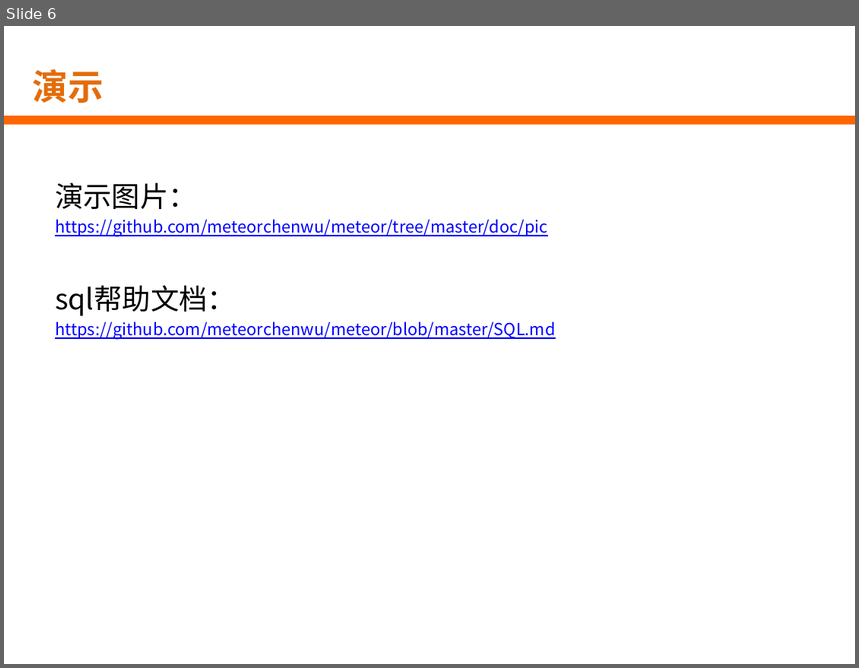
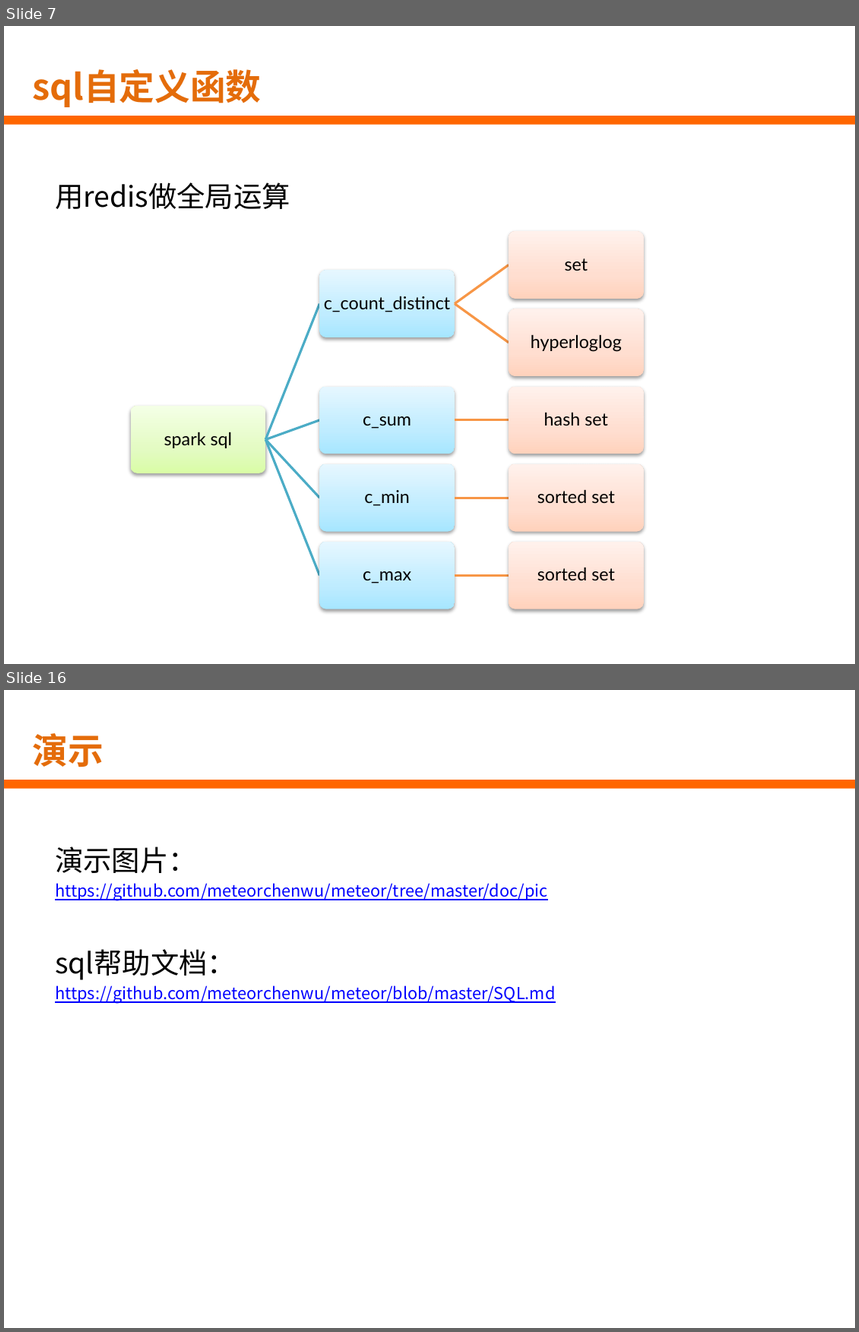
Before and after one commit to HNJame/meteor, a slide deck: doc/ppt/流星实时开发平台介绍.pptx. Shown one above the other, each under a label of ours: slide 6 before the commit, slides 7 and 16 after it; the slides between them are not shown. The pictures are 859x668 and 859x1332 pixels, drawn with LibreOffice and Linux fonts; fonts in the diff are those of the drawing; background and template pictures are left out. Boxes give left, top, right and bottom in pixels: in the first picture for what was removed or moved away, otherwise in the second. Text is boxed around its words. In the diff, an @@ line names an element or a change of style, - is before the commit and + after.

```diff
--- a/doc/ppt/流星实时开发平台介绍.pptx
+++ b/doc/ppt/流星实时开发平台介绍.pptx
@@ slide 7 added at (x1=4, y1=26, x2=855, y2=664), background picture (left out); not listed: 1 template element that a slide beside it also shows @@
@@ title added at (x1=32, y1=69, x2=261, y2=107), 30 pt, text #E46C0A, bold @@
+sql自定义函数
@@ text added at (x1=55, y1=183, x2=291, y2=209), 24 pt, text #000000 @@
+用redis做全局运算
@@ group added at (x1=131, y1=231, x2=644, y2=609): 10 rounded rectangles, 10 texts, 9 freeform shapes @@
+spark sql
+c_count_distinct
+set
+hyperloglog
+c_sum
+hash set
+c_min
+sorted set
+c_max
+sorted set
@@ what was slide 6 is now slide 16 @@
```
Also in this commit, not shown: 4 slides changed, 10 other slides added, 1 slide removed, 1 other file.
